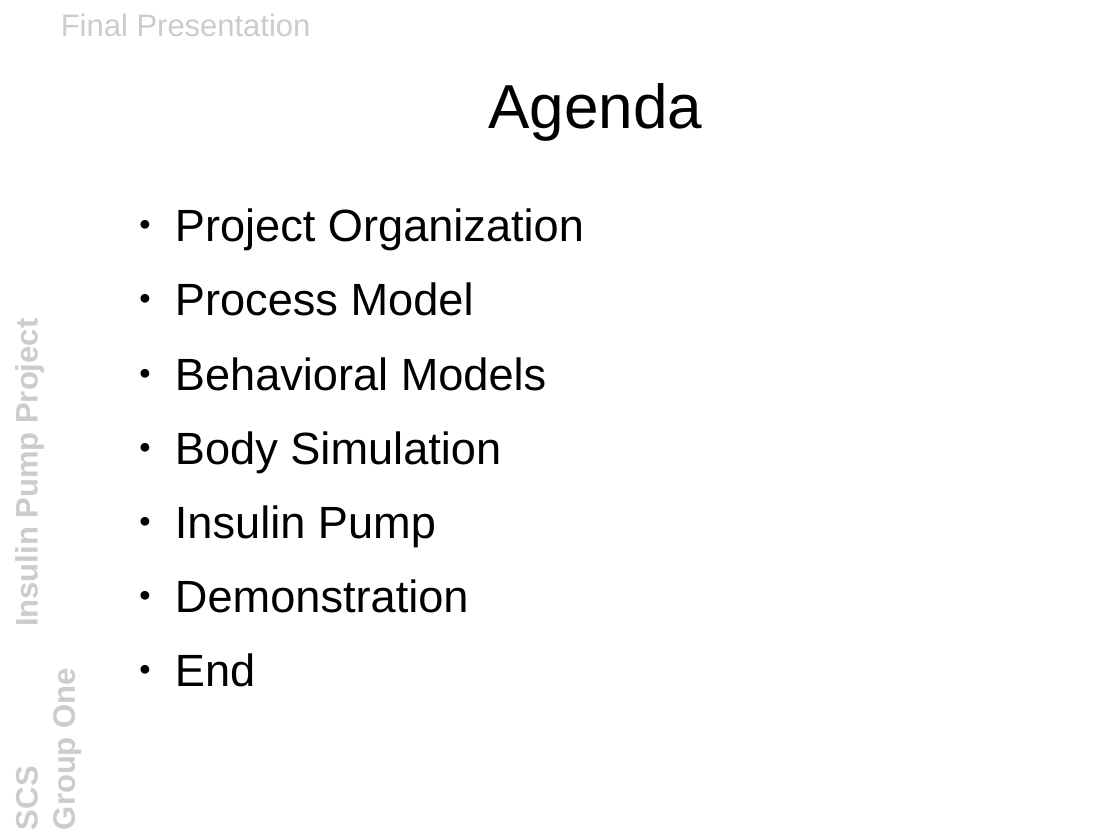
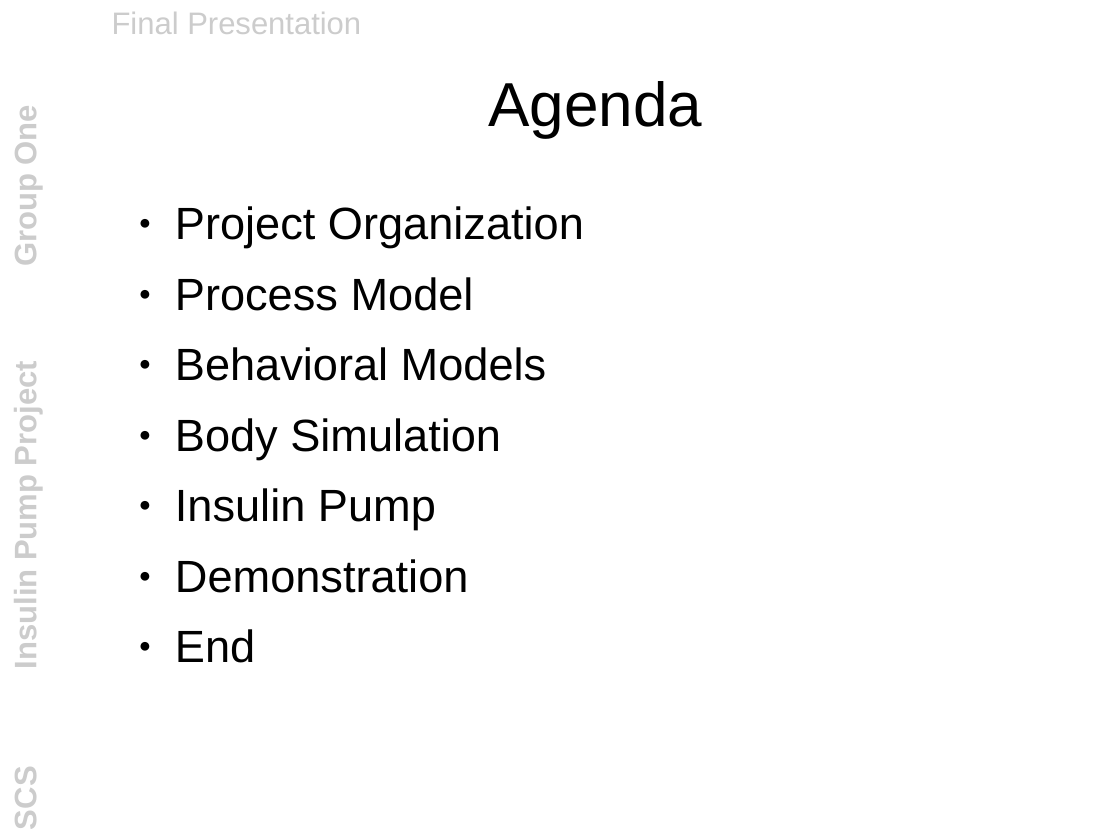
Before and after one commit to tiberkak/hisscs-insulin, a slide deck: slide 2 of documentation/other_files/final_presentation.odp. Drawn at 1120x840 pixels with LibreOffice and Linux fonts; fonts in the diff are those of the drawing; background and template pictures are left out. Boxes give left, top, right and bottom in pixels: in the first picture for what was removed or moved away, otherwise in the second. Text is boxed around its words. In the diff, an @@ line names an element or a change of style, - is before the commit and + after.

```diff
--- a/documentation/other_files/final_presentation.odp
+++ b/documentation/other_files/final_presentation.odp
@@ line spacing 1 to 0.93 in 4 elements at (8,111,43,828), (488,81,702,137), (175,206,584,663), (112,12,361,34) @@
@@ text "Final Presentation": place and size @@
-text "Final Presentation" at (61,14,311,36)
+text "Final Presentation" at (112,12,361,34)
```
Also in this commit, not shown: 8 other slides changed, 1 slide added.
